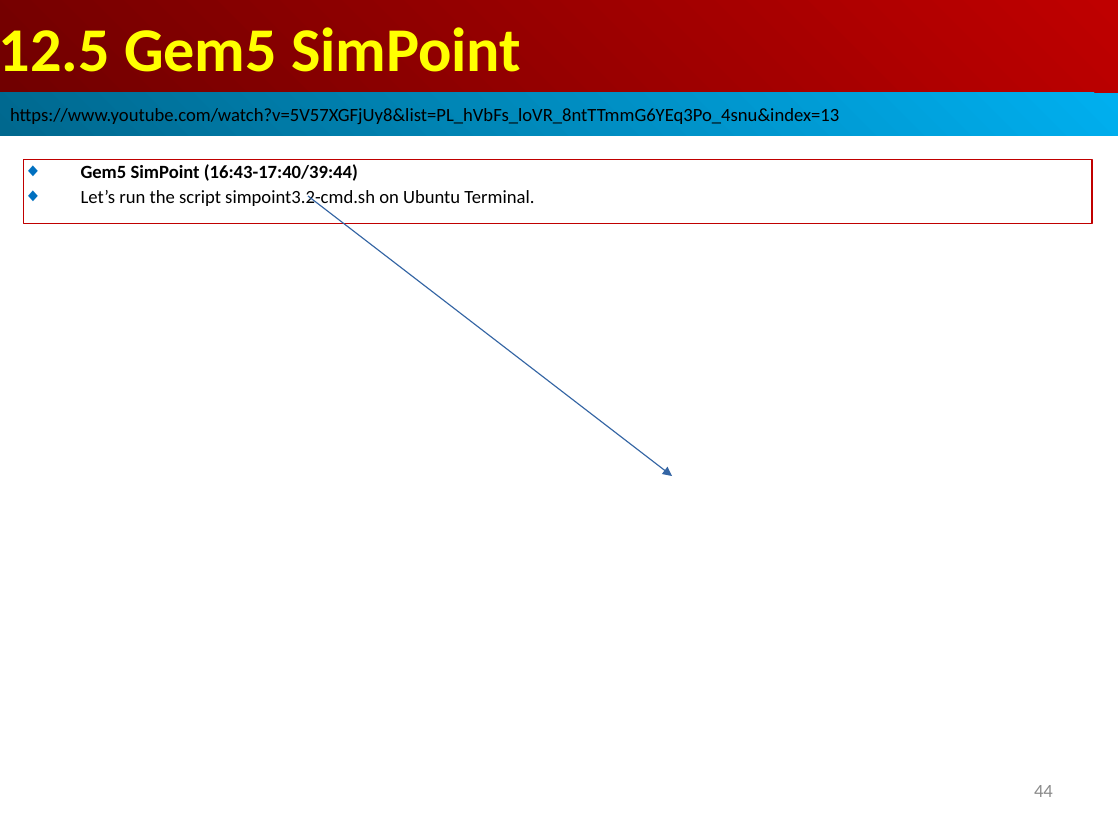
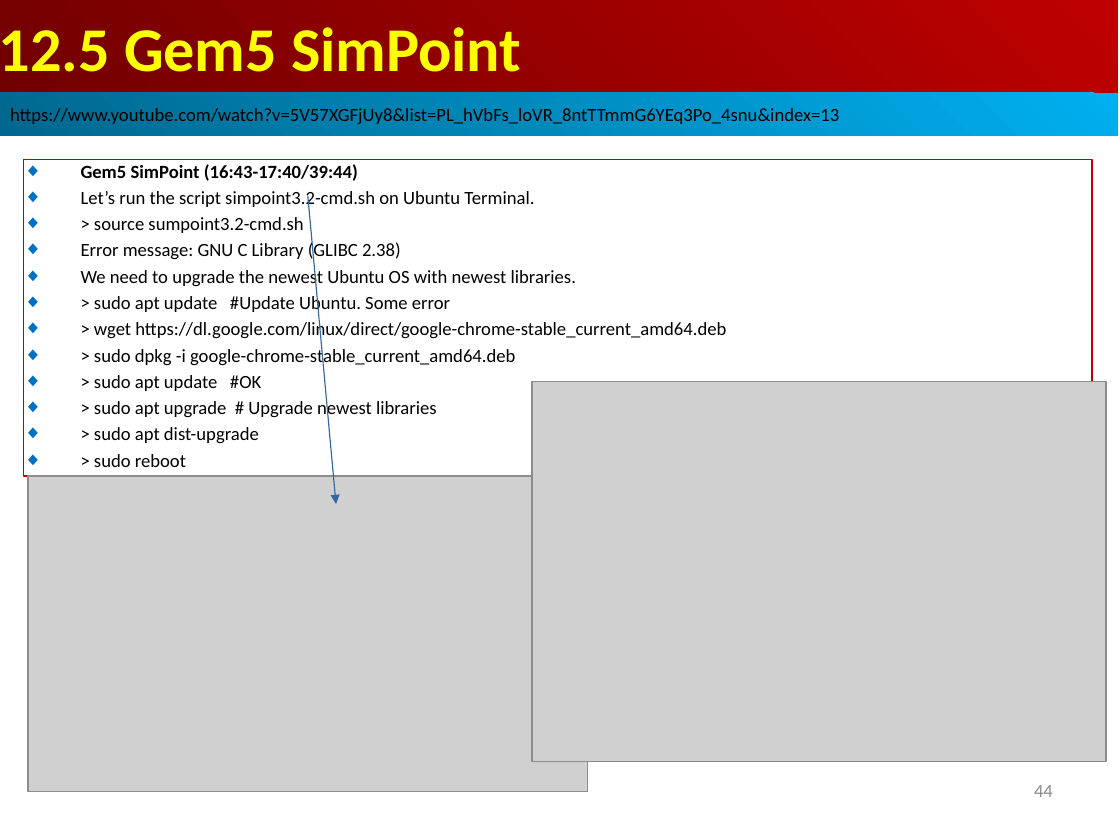
Before and after one commit to peterhchen/AIU_CS850_Gem5_McPAT, a slide deck: slide 44 of 050_Gem5/013.SampleSim/000_Video/013.SampleSim.ppt. Drawn at 1120x840 pixels with LibreOffice and Linux fonts; fonts in the diff are those of the drawing; grey boxes stand for pictures. Boxes give left, top, right and bottom in pixels: in the first picture for what was removed or moved away, otherwise in the second. Text is boxed around its words. In the diff, an @@ line names an element or a change of style, - is before the commit and + after.

```diff
--- a/050_Gem5/013.SampleSim/000_Video/013.SampleSim.ppt
+++ b/050_Gem5/013.SampleSim/000_Video/013.SampleSim.ppt
@@ rectangle removed at (24, 159, 1092, 224) @@
-◆ Gem5 SimPoint (16:43-17:40/39:44)
-◆ Let’s run the script simpoint3.2-cmd.sh on Ubuntu Terminal.
@@ rectangle added at (24, 159, 1092, 476), outline #C00000 0.74 pt, 12 pt, text #000000 @@
+◆ Gem5 SimPoint (16:43-17:40/39:44)
+◆ Let’s run the script simpoint3.2-cmd.sh on Ubuntu Terminal.
+◆ > source sumpoint3.2-cmd.sh
+◆ Error message: GNU C Library (GLIBC 2.38)
+◆ We need to upgrade the newest Ubuntu OS with newest libraries.
+◆ > sudo apt update #Update Ubuntu. Some error
+◆ > wget https://dl.google.com/linux/direct/google-chrome-stable_current_amd64.deb
+◆ > sudo dpkg -i google-chrome-stable_current_amd64.deb
+◆ > sudo apt update #OK
+◆ > sudo apt upgrade # Upgrade newest libraries
+◆ > sudo apt dist-upgrade
+◆ > sudo reboot
@@ arrow moved from (308, 196) - (672, 476) to (308, 196) - (336, 504) @@
@@ picture added at (532, 382, 1107, 763) @@
@@ picture added at (28, 476, 588, 792) @@
```
Also in this commit, not shown: 1 other slide changed.
